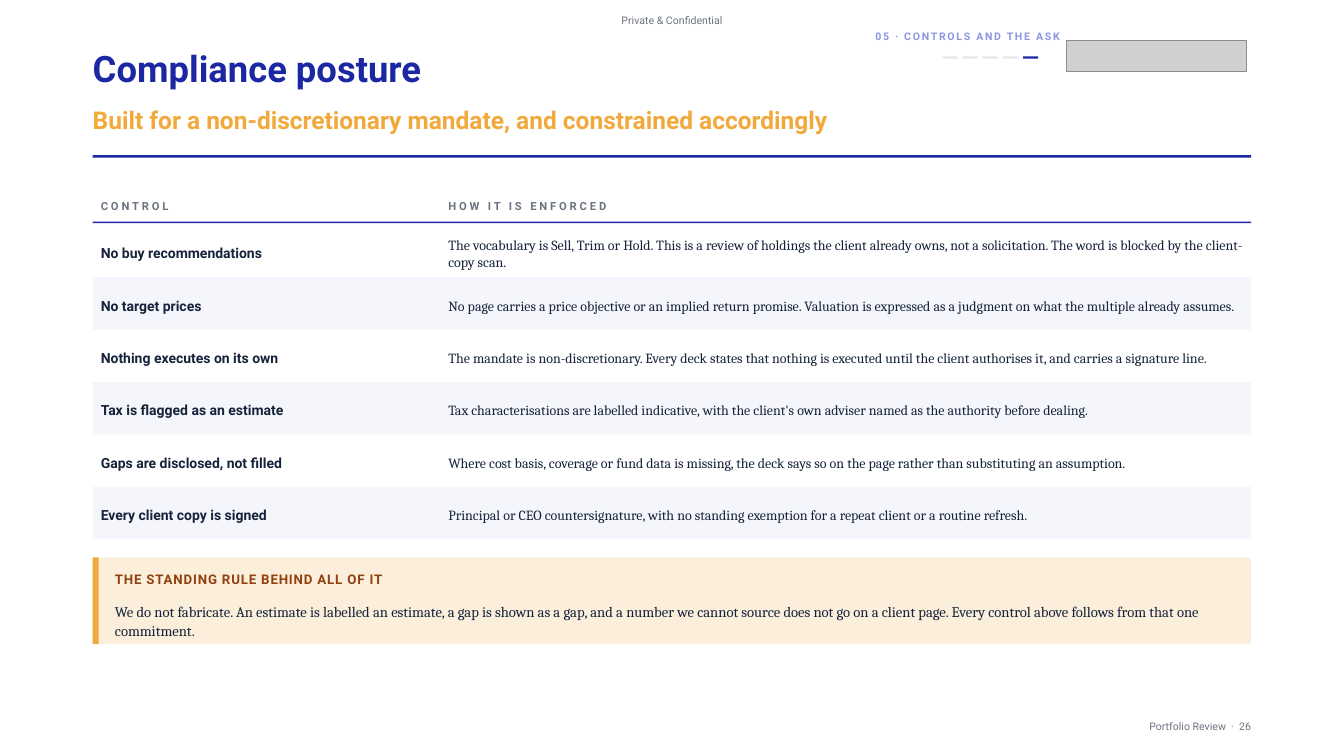
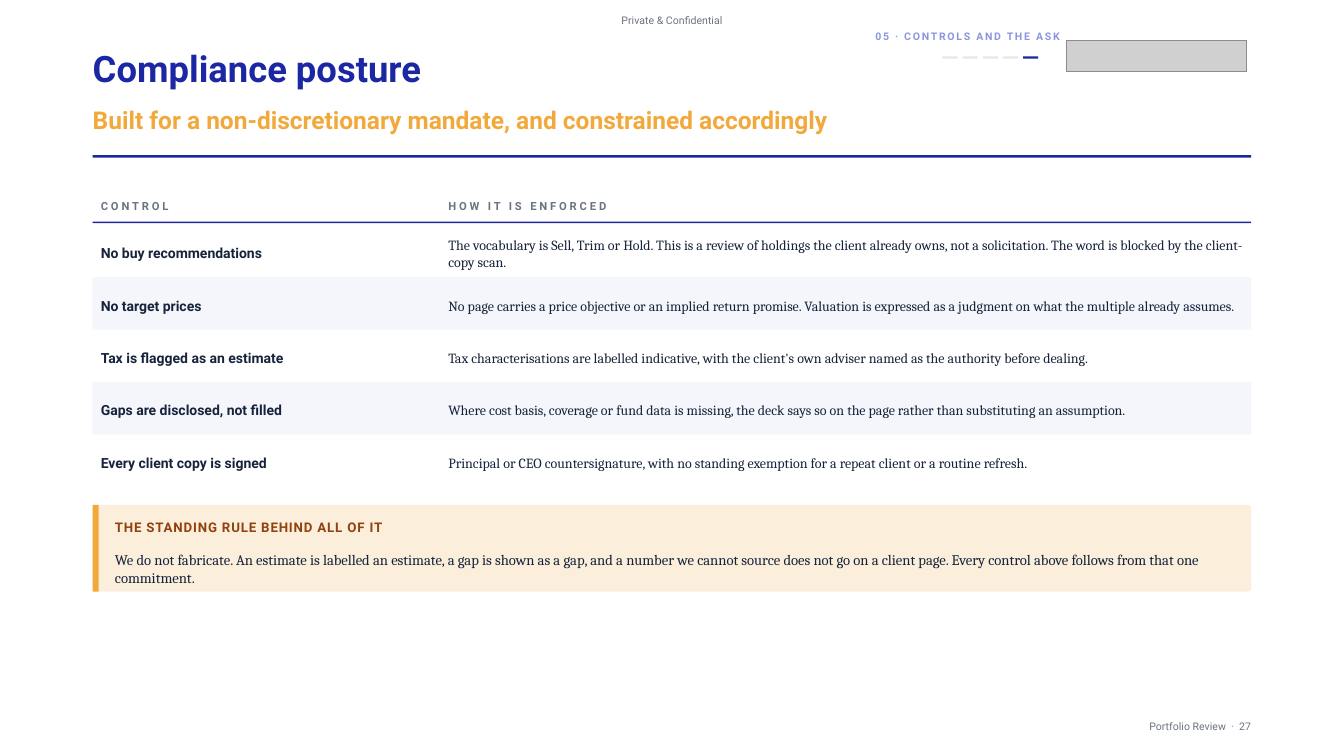
Before and after one commit to shreyas1gupta-wq/ionic-scorecard, a slide deck: slide 27 of Shreyas_Ionic_AMC/09_PRODUCT/reports/IONIC_NDPMS_PRODUCT_APPROVAL_DECK.pptx (slide 26 before the commit). Drawn at 1344x756 pixels with LibreOffice and Linux fonts; fonts in the diff are those of the drawing; grey boxes stand for pictures. Boxes give left, top, right and bottom in pixels: in the first picture for what was removed or moved away, otherwise in the second. Text is boxed around its words. In the diff, an @@ line names an element or a change of style, - is before the commit and + after.

```diff
--- a/Shreyas_Ionic_AMC/09_PRODUCT/reports/IONIC_NDPMS_PRODUCT_APPROVAL_DECK.pptx
+++ b/Shreyas_Ionic_AMC/09_PRODUCT/reports/IONIC_NDPMS_PRODUCT_APPROVAL_DECK.pptx
@@ text removed at (101, 352, 278, 366) @@
-Nothing executes on its own
@@ 4 texts: place and size @@
-4 texts at (101, 404, 1088, 523)
+4 texts at (101, 352, 1088, 471)
@@ text removed at (448, 353, 1206, 366) @@
-The mandate is non-discretionary. Every deck states that nothing is executed until the client authorises it, and carries a signature line.
@@ 4 texts, 1 rounded rectangle, 1 rectangle: place and size @@
-4 texts, 1 rounded rectangle, 1 rectangle at (93, 457, 1251, 644)
+4 texts, 1 rounded rectangle, 1 rectangle at (93, 404, 1251, 592)
@@ rectangle removed at (93, 487, 1251, 539) @@
@@ text at (1149, 722, 1251, 730): text changed @@
-Portfolio Review · 26
+Portfolio Review · 27
```
Also in this commit, not shown: 21 other slides changed, 4 slides added, 5 slides removed, 27 other files.
